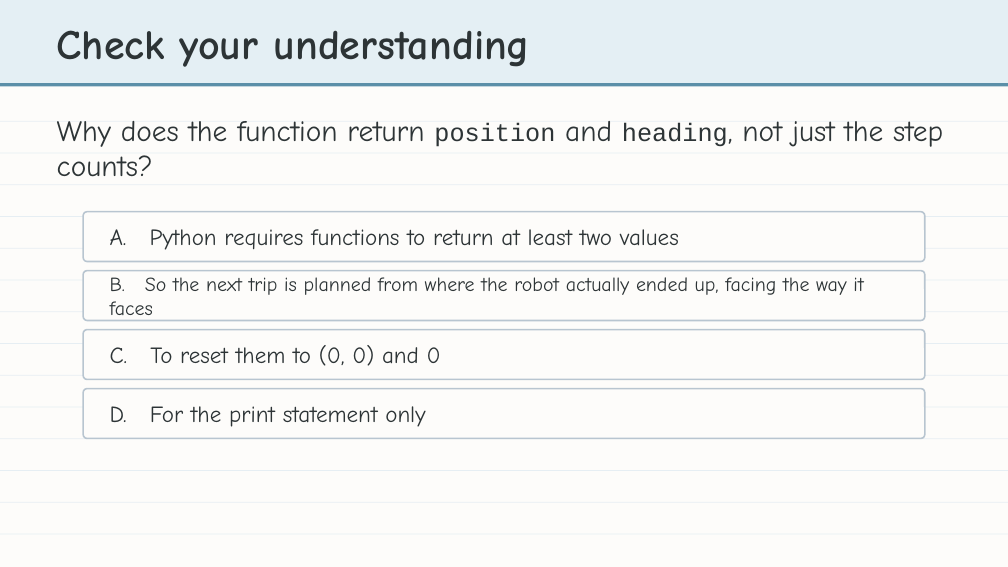
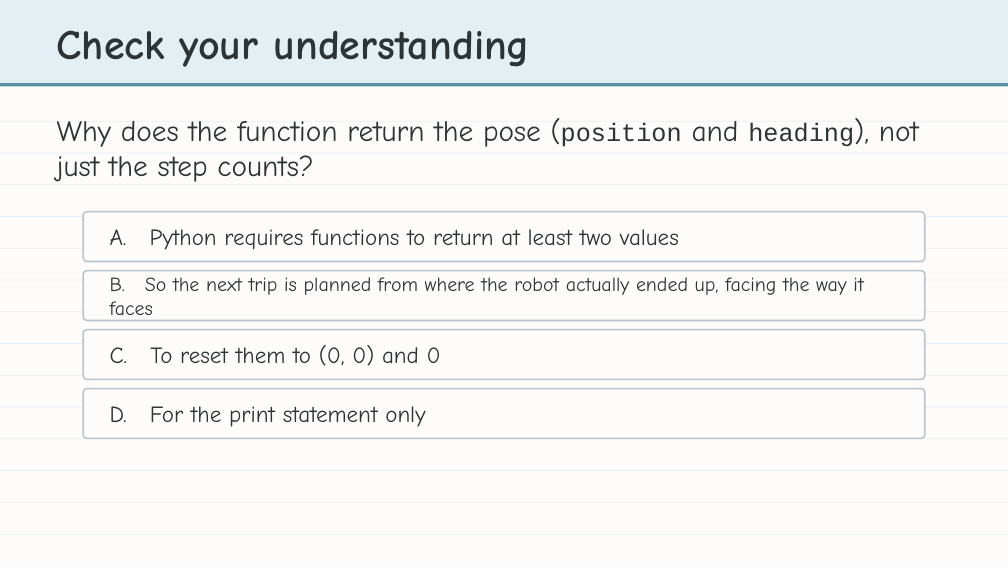
Before and after one commit to bradamiller/LearningPython, a slide deck: slide 12 of static/slides/module-05-pathfinding/module-5-lesson-08-building-experience.pptx. Drawn at 1008x567 pixels with LibreOffice and Linux fonts; fonts in the diff are those of the drawing. Boxes give left, top, right and bottom in pixels: in the first picture for what was removed or moved away, otherwise in the second. Text is boxed around its words. In the diff, an @@ line names an element or a change of style, - is before the commit and + after.

```diff
--- a/static/slides/module-05-pathfinding/module-5-lesson-08-building-experience.pptx
+++ b/static/slides/module-05-pathfinding/module-5-lesson-08-building-experience.pptx
@@ text at box(57, 121, 919, 182): text changed @@
-Why does the function return position and heading, not just the step counts?
+Why does the function return the pose (position and heading), not just the step counts?
```
Also in this commit, not shown: 2 other slides changed, 21 other files.
